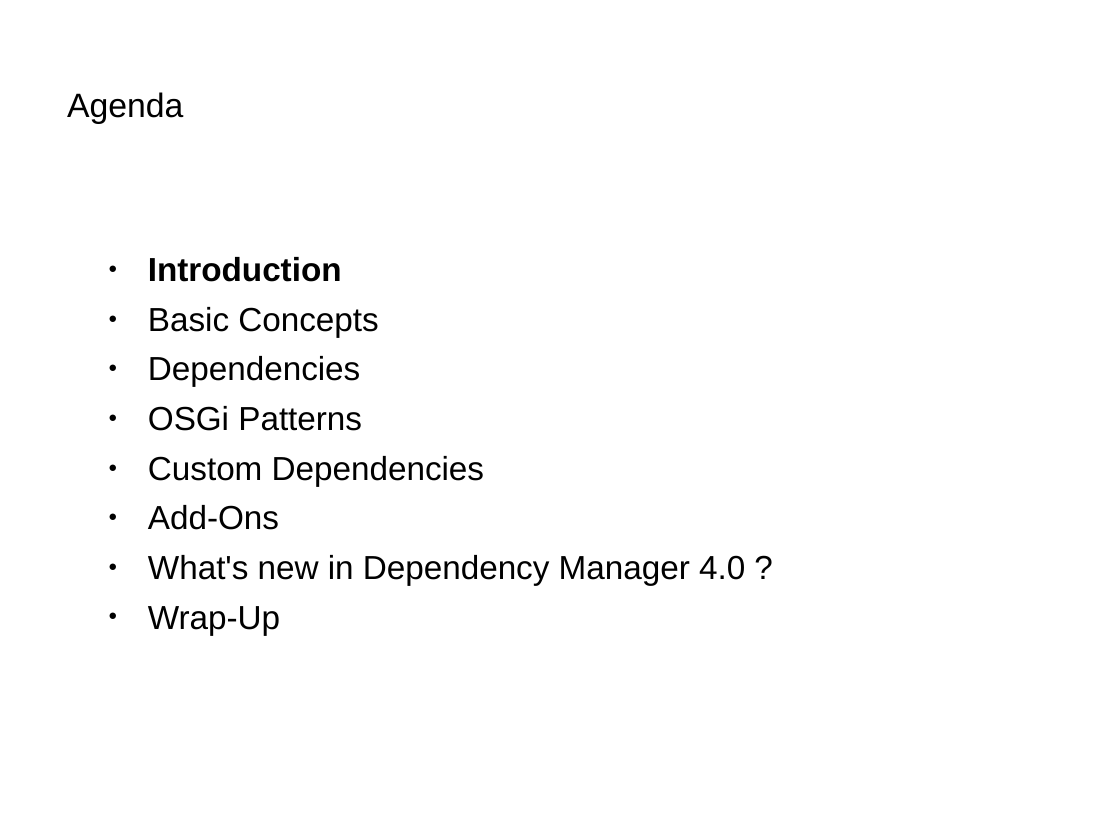
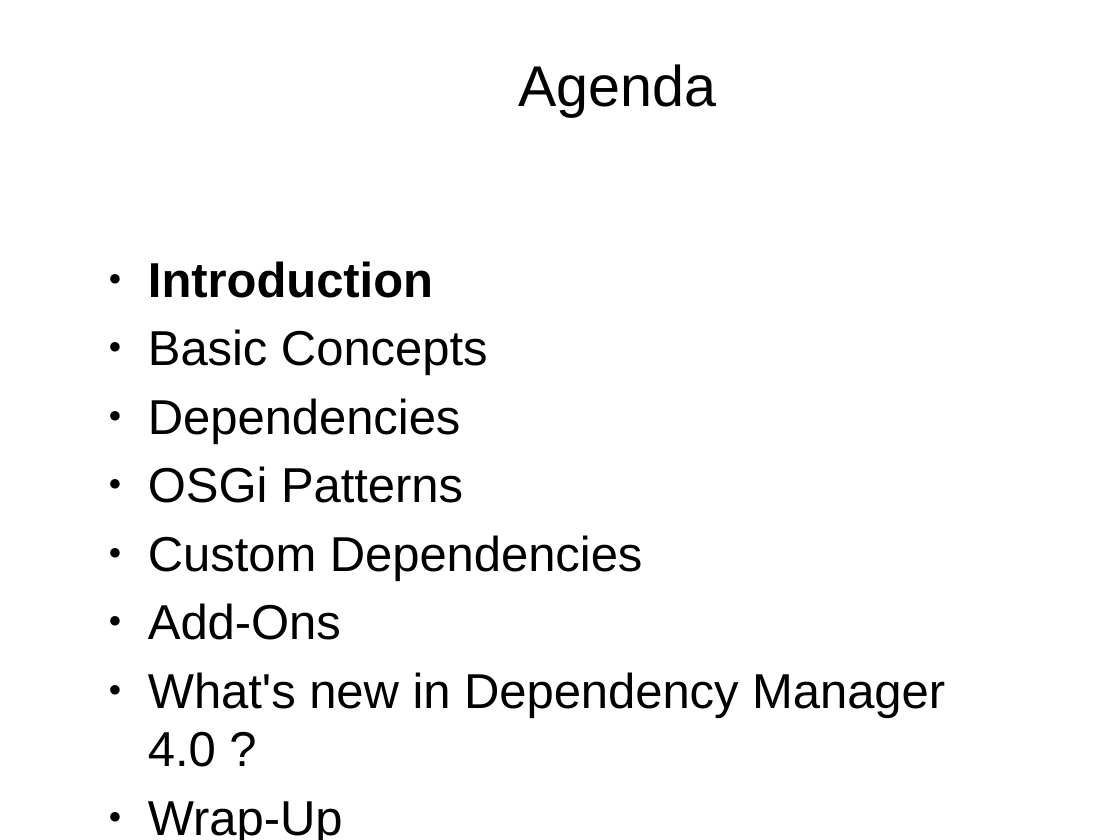
Before and after one commit to rotty3000/felix, a slide deck: slide 2 of dependencymanager/docs/A_Glance_At_DependencyManager.odp. Drawn at 1120x840 pixels with LibreOffice and Linux fonts; fonts in the diff are those of the drawing; background and template pictures are left out. Boxes give left, top, right and bottom in pixels: in the first picture for what was removed or moved away, otherwise in the second. Text is boxed around its words. In the diff, an @@ line names an element or a change of style, - is before the commit and + after.

```diff
--- a/dependencymanager/docs/A_Glance_At_DependencyManager.odp
+++ b/dependencymanager/docs/A_Glance_At_DependencyManager.odp
@@ title "Agenda": place and size @@
-title "Agenda" at [67, 92, 183, 124]
+title "Agenda" at [518, 64, 716, 117]
@@ title "Agenda" at [518, 64, 716, 117]: size 21.7 to 36.9 pt; alignment left to centre @@
@@ text "Introduction" at [148, 261, 945, 840]: size 21.4 to 31.5 pt @@
```
Also in this commit, not shown: 56 other slides changed, 1 slide added.
